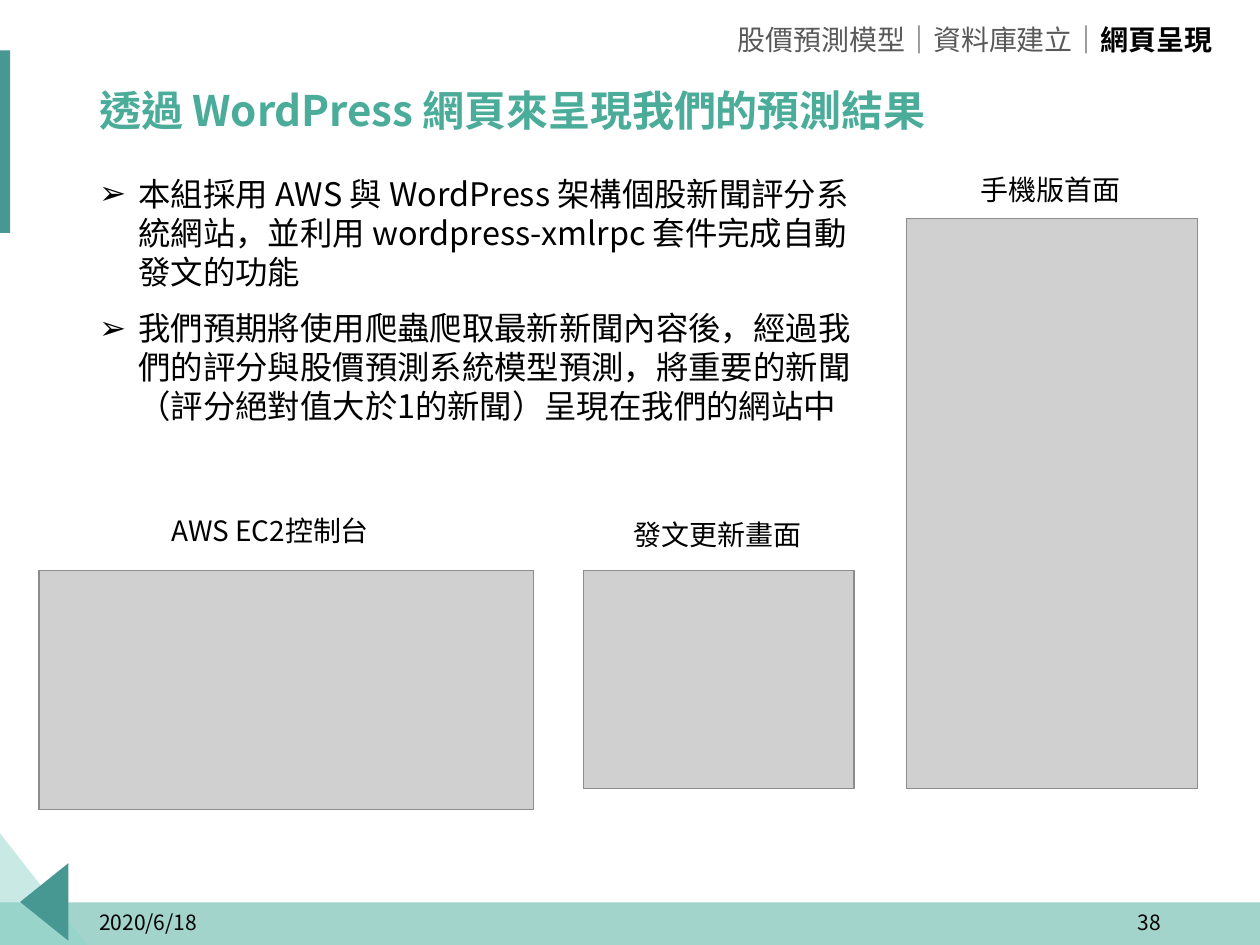
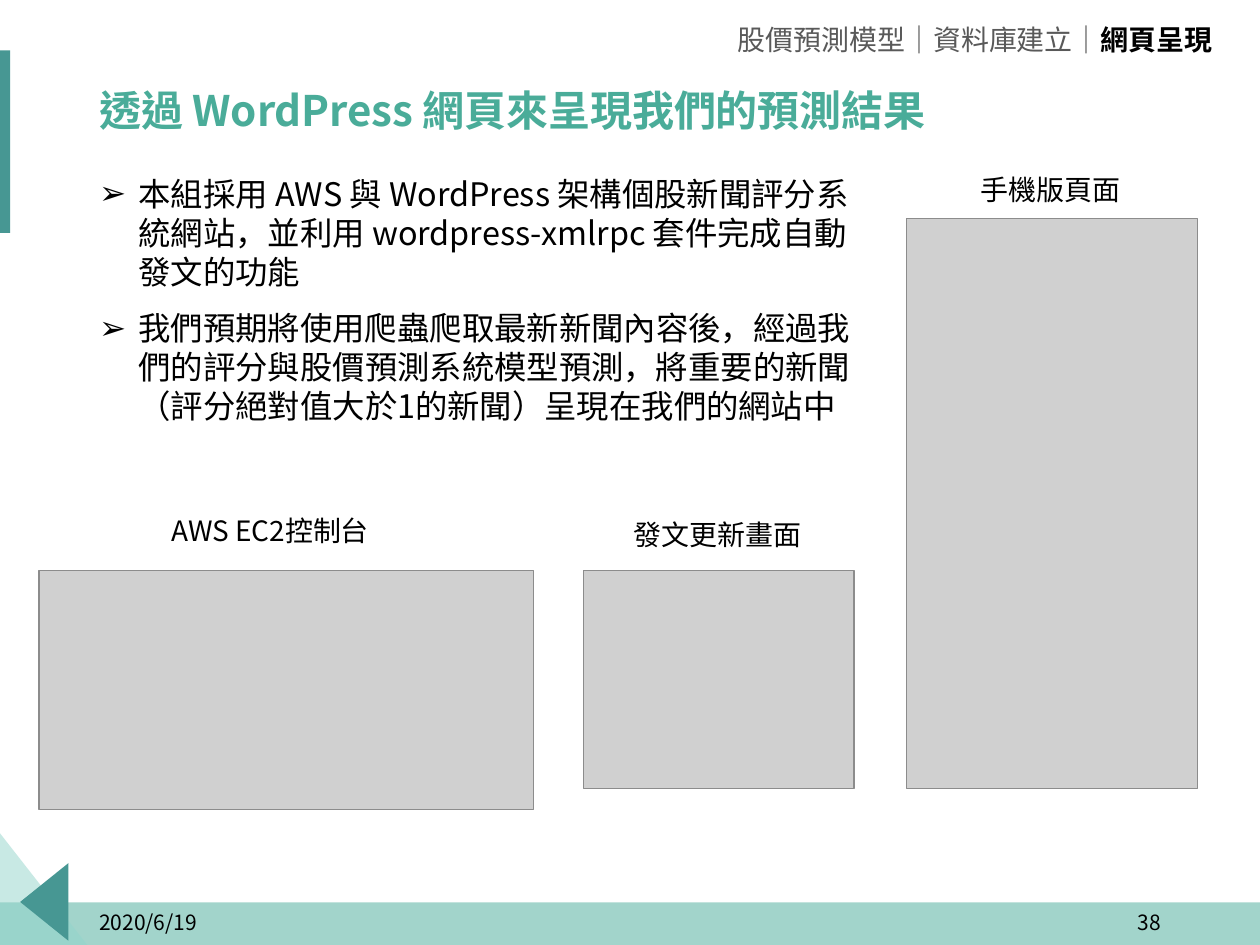
Before and after one commit to p314008dsa/Text-mining, a slide deck: slide 38 of 報告擋/玉山_題目一_組別二.pptx. Drawn at 1260x945 pixels with LibreOffice and Linux fonts; fonts in the diff are those of the drawing; grey boxes stand for pictures; background and template pictures are left out. Boxes give left, top, right and bottom in pixels: in the first picture for what was removed or moved away, otherwise in the second. Text is boxed around its words. In the diff, an @@ line names an element or a change of style, - is before the commit and + after.

```diff
--- a/報告擋/玉山_題目一_組別二.pptx
+++ b/報告擋/玉山_題目一_組別二.pptx
@@ text at (981, 176, 1121, 203): text changed @@
-手機版首面
+手機版頁面
@@ text at (99, 913, 197, 934): text changed @@
-2020/6/18
+2020/6/19
```
Also in this commit, not shown: 34 other slides changed, 1 other file.
